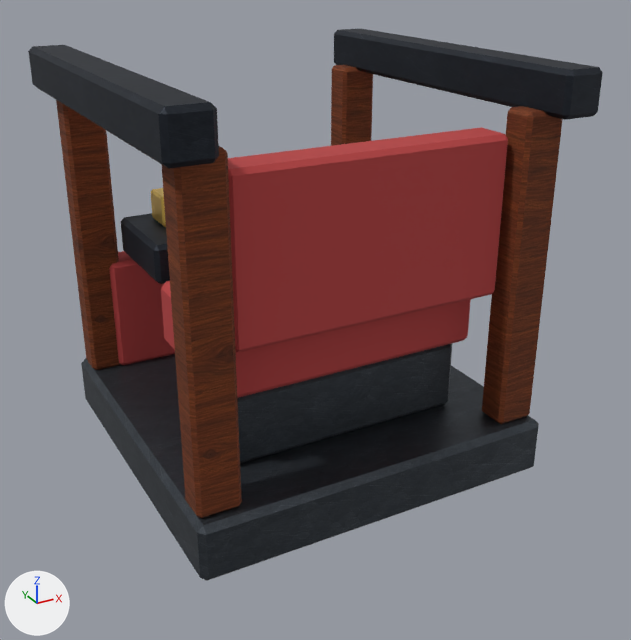
One commit to the glTF model assets/terra/blocks/models/train_cab.gltf: the scene before it, then after it.
Rendered twice from a camera (50 mm lens) standing at (-0.437, -2.316, 1.247) and looking at (0.521, -0.574, 0.376). Arrows for +X, +Y and +Z are at lower left; the lights stay in place. The picture after the commit comes second. Vertices at exactly the same position are counted once.
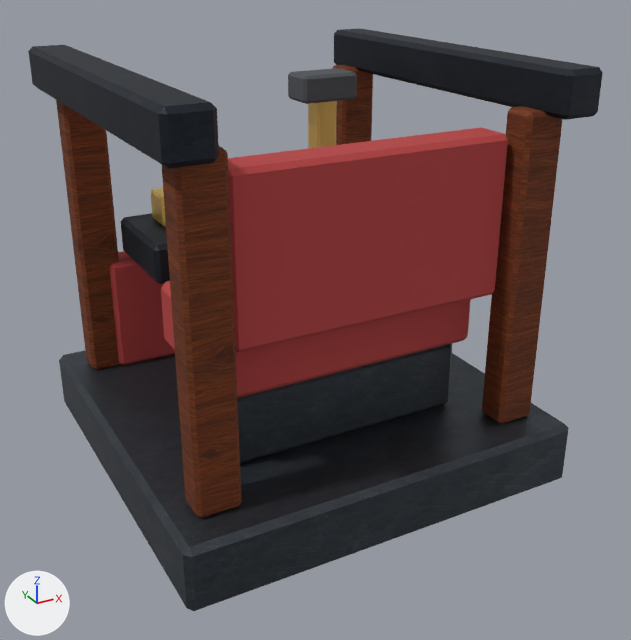
The change, as a list of edits to the scene's bpy script:
```text
Add mat_train_throttle_lever_grip:
    mat_train_throttle_lever_grip = principled_material('train_throttle_lever_grip')
    mat_train_throttle_lever_grip.base_color = (0.08, 0.09, 0.1)  # dark grey #505559
    mat_train_throttle_lever_grip.metallic = 0.12
    mat_train_throttle_lever_grip.roughness = 0.85
Add mat_train_throttle_lever_shaft:
    mat_train_throttle_lever_shaft = principled_material('train_throttle_lever_shaft')
    mat_train_throttle_lever_shaft.base_color = (0.89, 0.57, 0.16)  # orange #f2c76f
    mat_train_throttle_lever_shaft.metallic = 0.82
    mat_train_throttle_lever_shaft.roughness = 0.33
Change me_mesh_0:
    used by ob_mesh_0; location = (0.0, 0.0, 0.0)
    remove me_mesh_0.from_pydata(...)  # 360 vertices, 660 faces; spans x 0.02..0.98, y -0.98..-0.02, z 0.02..1.0
    add me_mesh_0.from_pydata(...)  # 408 vertices, 748 faces; spans x 0.0..1.0, y -1.0..0.0, z 0.0..1.0
    me_mesh_0 part 1: a new loose piece of 24 vertices spanning x 0.69..0.75, y -0.28..-0.22, z 0.57..0.87, in mat_train_throttle_lever_shaft (orange #f2c76f)
    me_mesh_0 part 2: a new loose piece of 24 vertices spanning x 0.64..0.8, y -0.3..-0.2, z 0.85..0.92, in mat_train_throttle_lever_grip (dark grey #505559)
    me_mesh_0 part 3
    3 vertices in x 0.05..0.064, y -0.95..-0.936, z 0.02..0.034 move by (-0.05, -0.05, -0.02)
    3 vertices in x 0.05..0.064, y -0.95..-0.936, z 0.146..0.16 move by (-0.05, -0.05, 0.0)
    3 vertices in x 0.05..0.064, y -0.064..-0.05, z 0.146..0.16 move by (-0.05, 0.05, 0.0)
    3 vertices in x 0.05..0.064, y -0.064..-0.05, z 0.02..0.034 move by (-0.05, 0.05, -0.02)
    3 vertices in x 0.936..0.95, y -0.064..-0.05, z 0.02..0.034 move by (0.05, 0.05, -0.02)
    3 vertices in x 0.936..0.95, y -0.064..-0.05, z 0.146..0.16 move by (0.05, 0.05, 0.0)
    6 vertices move from x 0.936..0.95, y -0.95..-0.936, z 0.02..0.16 to x 0.986..1.0, y -1.0..-0.986, z 0.0..0.16
    me_mesh_0 part 4: 40 kept faces spanning x 0.0..1.0, y -1.0..0.0, z 0.0..0.16 get new texture (UV) coordinates
    add me_mesh_0.materials.append(mat_train_throttle_lever_shaft)  # orange #f2c76f
    add me_mesh_0.materials.append(mat_train_throttle_lever_grip)  # dark grey #505559
```

What differs and where, as boxes [x1, y1, x2, y2] in the pictures (631 x 640 px; the box of a moved part takes in the faces that stretch with it):
'Mesh_0', reshaped: before [28, 29, 603, 581]; after [28, 29, 603, 611]
part 1 of me_mesh_0, added (orange): after [308, 101, 337, 148]
part 2 of me_mesh_0, added: after [288, 68, 357, 104]
part 3 of me_mesh_0, moved or reshaped: before [197, 533, 209, 577]; after [183, 555, 196, 609]
part 4 of me_mesh_0, surface changed: before [81, 358, 539, 581]; after [59, 350, 568, 611]
